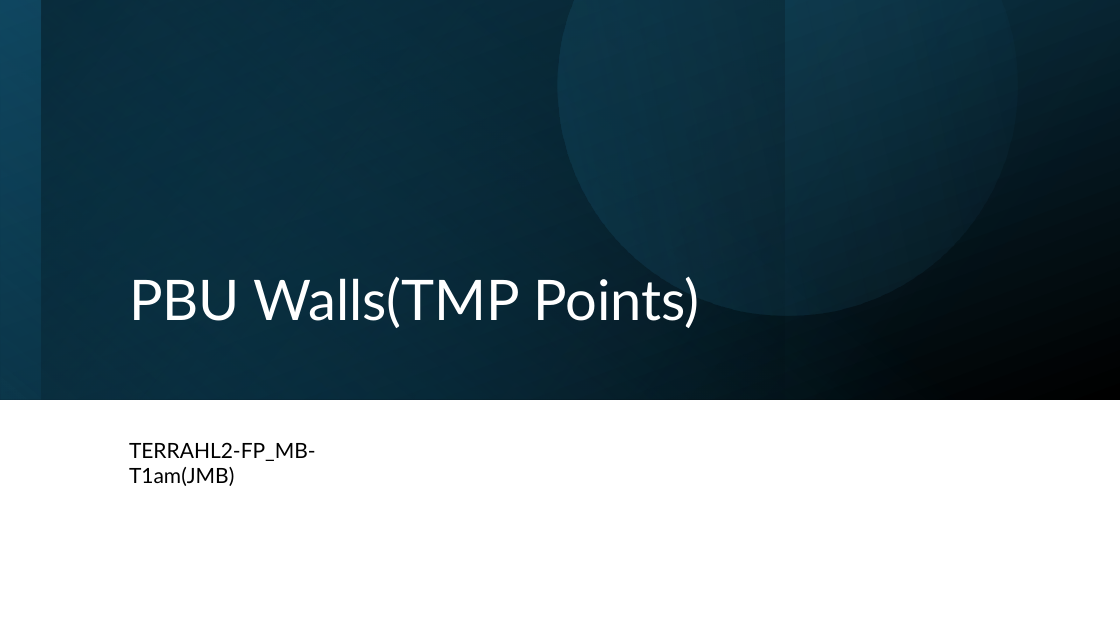
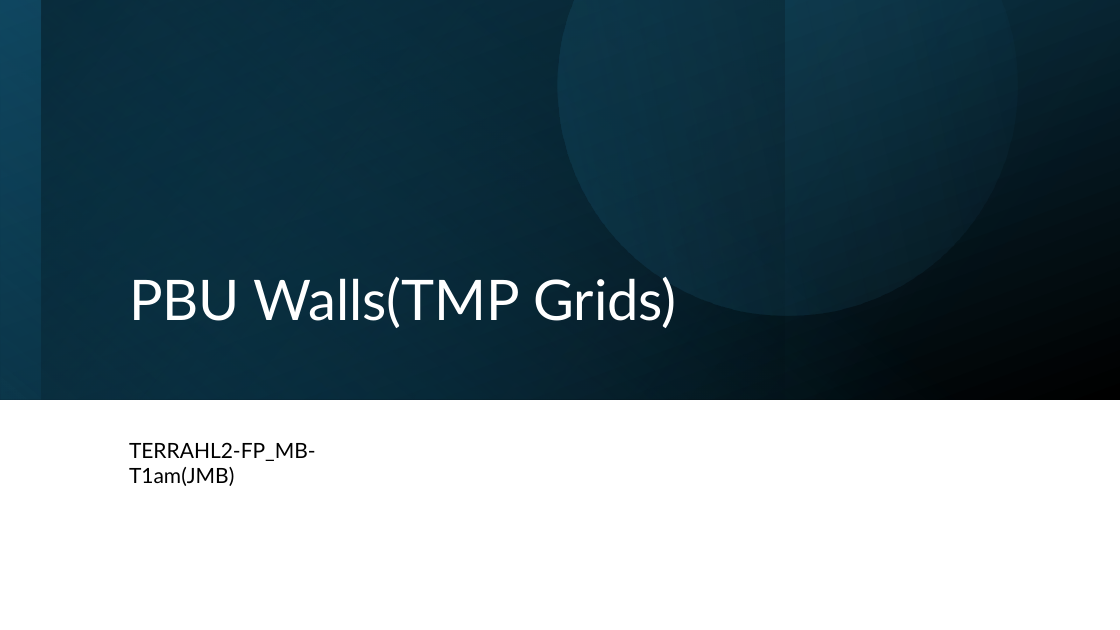
Before and after one commit to mokzhizhuan/GreyForm_UIs, a slide deck: slide 1 of PBU walls.pptx. Drawn at 1120x630 pixels with LibreOffice and Linux fonts; fonts in the diff are those of the drawing. Boxes give left, top, right and bottom in pixels: in the first picture for what was removed or moved away, otherwise in the second. Text is boxed around its words. In the diff, an @@ line names an element or a change of style, - is before the commit and + after.

```diff
--- a/PBU walls.pptx
+++ b/PBU walls.pptx
@@ title at [129,276,676,328]: text changed @@
-PBU Walls(TMP Points)
+PBU Walls(TMP Grids)
```
Also in this commit, not shown: 1 other file.
